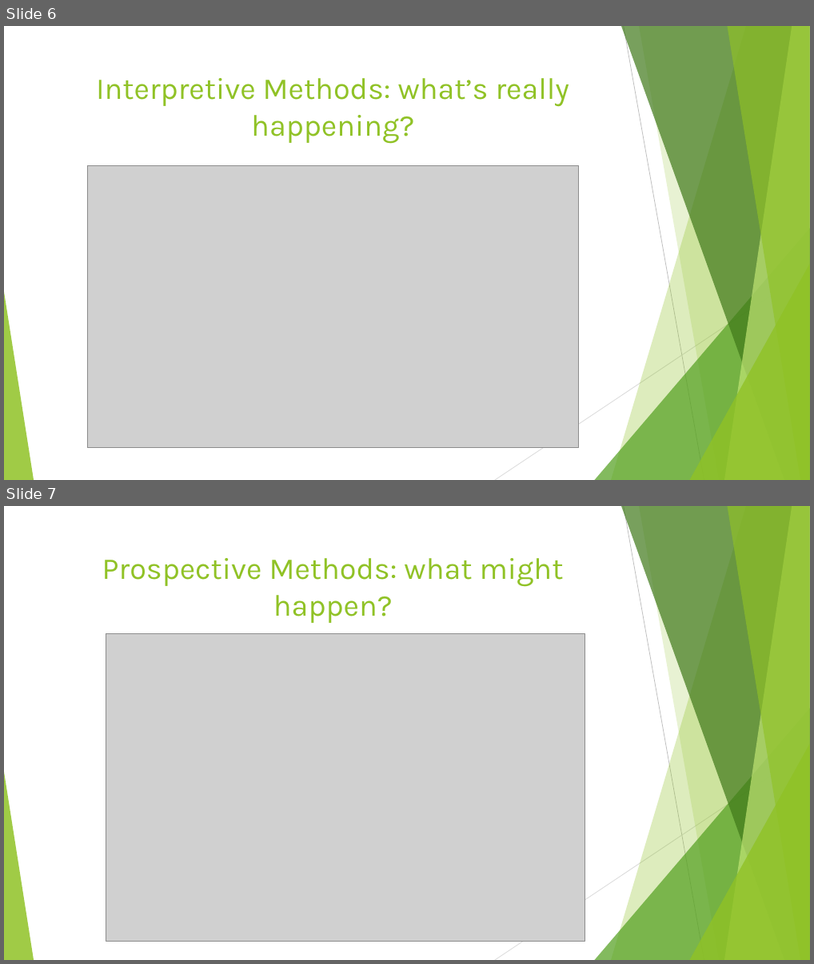
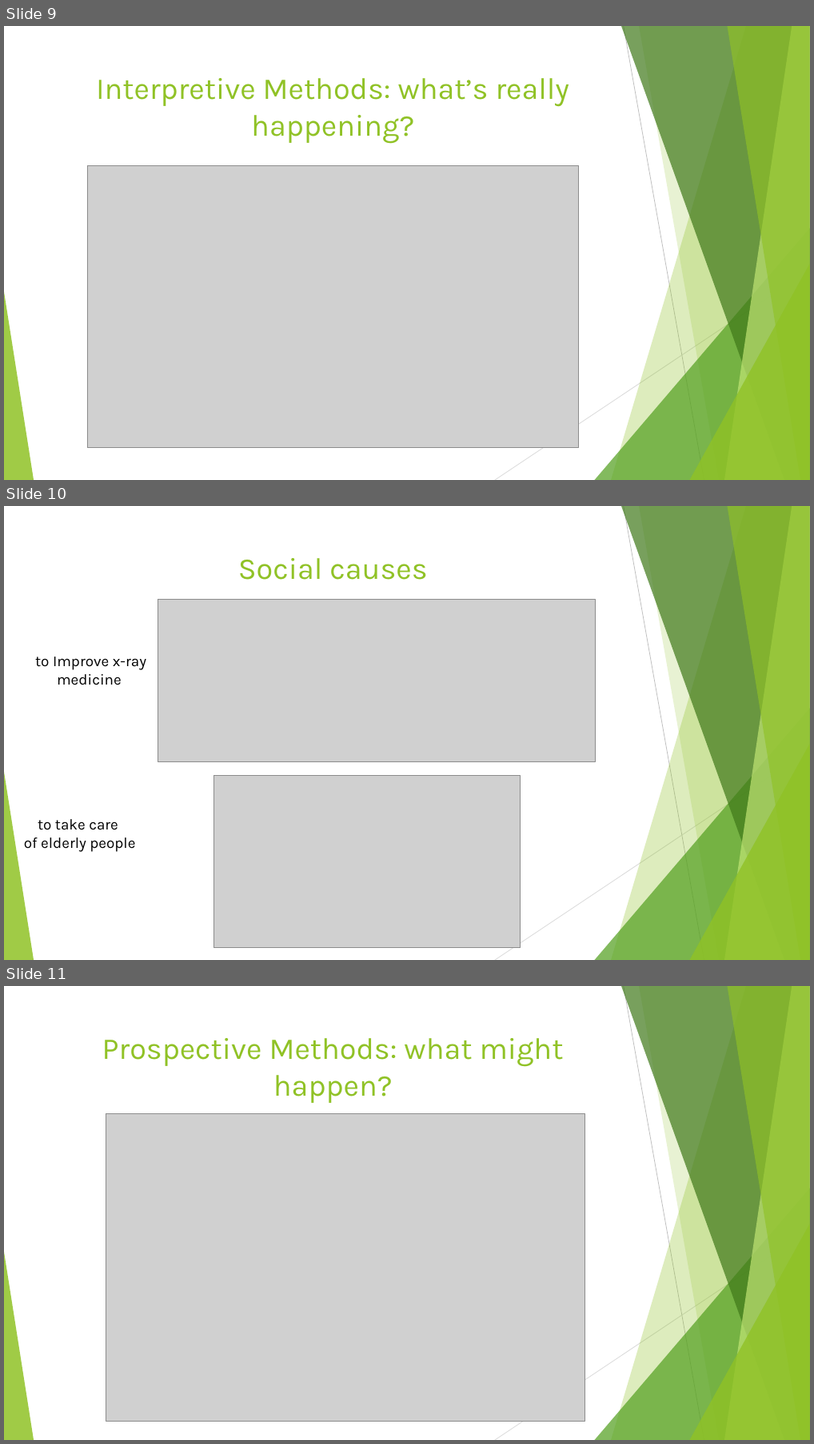
Before and after one commit to Vlad-ole/Presentations, a slide deck: Foresight_in_work/Foresight_methodologies.pptx. Shown one above the other, each under a label of ours: slides 6 and 7 before the commit, slides 9, 10 and 11 after it. The pictures are 814x964 and 814x1444 pixels, drawn with LibreOffice and Linux fonts; fonts in the diff are those of the drawing; grey boxes stand for pictures. Boxes give left, top, right and bottom in pixels: in the first picture for what was removed or moved away, otherwise in the second. Text is boxed around its words. In the diff, an @@ line names an element or a change of style, - is before the commit and + after.

```diff
--- a/Foresight_in_work/Foresight_methodologies.pptx
+++ b/Foresight_in_work/Foresight_methodologies.pptx
@@ slide 10 added at (x1=4, y1=506, x2=810, y2=960), background #FFFFFF; not listed: 10 template elements that a slide beside it also shows @@
@@ title added at (x1=238, y1=558, x2=427, y2=580), 36 pt, text #90C226 @@
+Social causes
@@ picture added at (x1=158, y1=599, x2=596, y2=761) @@
@@ text added at (x1=35, y1=656, x2=146, y2=685), 18 pt, text #000000 @@
+to Improve x-ray medicine
@@ picture added at (x1=214, y1=776, x2=521, y2=948) @@
@@ text added at (x1=24, y1=819, x2=135, y2=852), 18 pt, text #000000 @@
+to take care
+of elderly people
@@ what was slide 6 is now slide 9 @@
@@ what was slide 7 is now slide 11 @@
```
Also in this commit, not shown: 2 slides changed, 4 other slides added, 1 slide removed, 1 other file.
